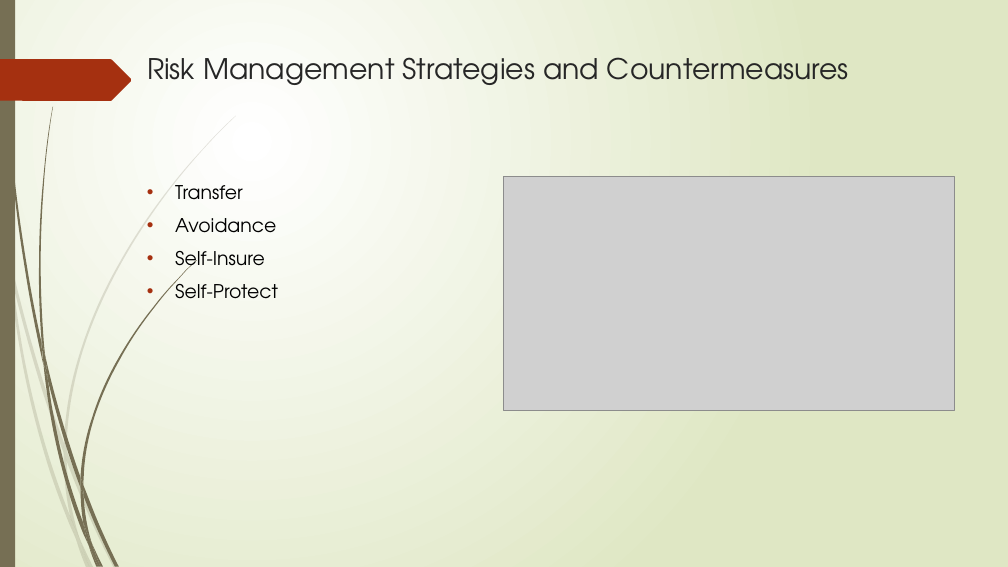
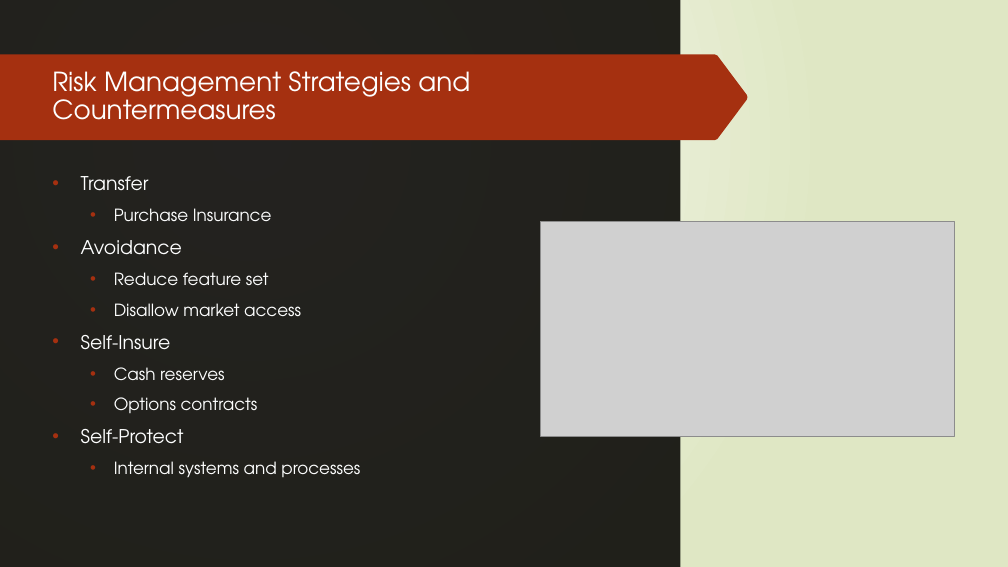
Before and after one commit to dr-natetorious/TIM-7030-Managing_Risks_and_Privacy, a slide deck: slide 6 of Week2_RiskManagement/BachmeierNTIM7030-2.pptx. Drawn at 1008x567 pixels with LibreOffice and Linux fonts; fonts in the diff are those of the drawing; grey boxes stand for pictures. Boxes give left, top, right and bottom in pixels: in the first picture for what was removed or moved away, otherwise in the second. Text is boxed around its words. In the diff, an @@ line names an element or a change of style, - is before the commit and + after.

```diff
--- a/Week2_RiskManagement/BachmeierNTIM7030-2.pptx
+++ b/Week2_RiskManagement/BachmeierNTIM7030-2.pptx
@@ background gradient #FFFFFF to #DFE8C4 to gradient #A39F93 to #766E4E @@
@@ rectangle added at (x1=0, y1=0, x2=1003, y2=567), fill gradient #FFFFFF to #DFE8C4 @@
@@ rectangle added at (x1=0, y1=0, x2=1008, y2=567), fill gradient #FFFFFF to #DFE8C4 @@
@@ rectangle added at (x1=0, y1=0, x2=681, y2=567), fill #0C0B08 at 90% opacity @@
@@ freeform shape added at (x1=0, y1=54, x2=748, y2=140), fill #A53010 @@
@@ title "Risk Management Strategies and Countermeasures" moved from (x1=147, y1=57, x2=849, y2=85) to (x1=52, y1=71, x2=470, y2=120) @@
@@ title "Risk Management Strategies and Countermeasures" at (x1=52, y1=71, x2=470, y2=120): size 27 to 25 pt, text colour #262626 to #FEFFFF; vertical alignment top to middle @@
@@ fill #766F54 to #E3EACF in 13 elements at (x1=2, y1=0, x2=43, y2=364), (x1=45, y1=357, x2=80, y2=488), (x1=83, y1=485, x2=119, y2=566), (x1=43, y1=361, x2=88, y2=546), (x1=92, y1=544, x2=104, y2=567), (x1=42, y1=340, x2=48, y2=382), (x1=80, y1=260, x2=197, y2=485), (x1=88, y1=546, x2=98, y2=567), (x1=80, y1=488, x2=91, y2=544), (x1=80, y1=477, x2=83, y2=496), (x1=83, y1=523, x2=101, y2=566), (x1=0, y1=0, x2=15, y2=567), (x1=39, y1=107, x2=53, y2=357) @@
@@ text "Transfer" moved from (x1=175, y1=185, x2=278, y2=299) to (x1=81, y1=176, x2=360, y2=477) @@
@@ text at (x1=81, y1=176, x2=184, y2=444): text colour #000000 to #FEFFFF in "Transfer", "Avoidance", "Self-Insure", "Self-Protect" @@
@@ text at (x1=114, y1=208, x2=272, y2=221): paragraph added @@
+  • Purchase Insurance
@@ picture resized from (x1=504, y1=176, x2=954, y2=411) to (x1=541, y1=222, x2=954, y2=436) @@
@@ text at (x1=114, y1=272, x2=301, y2=316): paragraphs added @@
+  • Reduce feature set
+  • Disallow market access
@@ text at (x1=114, y1=367, x2=258, y2=413): paragraphs added @@
+  • Cash reserves
+  • Options contracts
@@ text at (x1=114, y1=461, x2=360, y2=477): paragraph added @@
+  • Internal systems and processes
@@ fill #766F54 at 20% opacity to #E3EACF at 20% opacity in 10 elements at (x1=0, y1=213, x2=8, y2=265), (x1=11, y1=261, x2=64, y2=453), (x1=67, y1=451, x2=117, y2=567), (x1=79, y1=538, x2=94, y2=567), (x1=8, y1=265, x2=76, y2=540), (x1=64, y1=453, x2=79, y2=538), (x1=64, y1=116, x2=236, y2=451), (x1=76, y1=540, x2=90, y2=567), (x1=64, y1=443, x2=67, y2=461), (x1=70, y1=516, x2=90, y2=567) @@
```
Also in this commit, not shown: 7 other slides changed, 2 other files.
